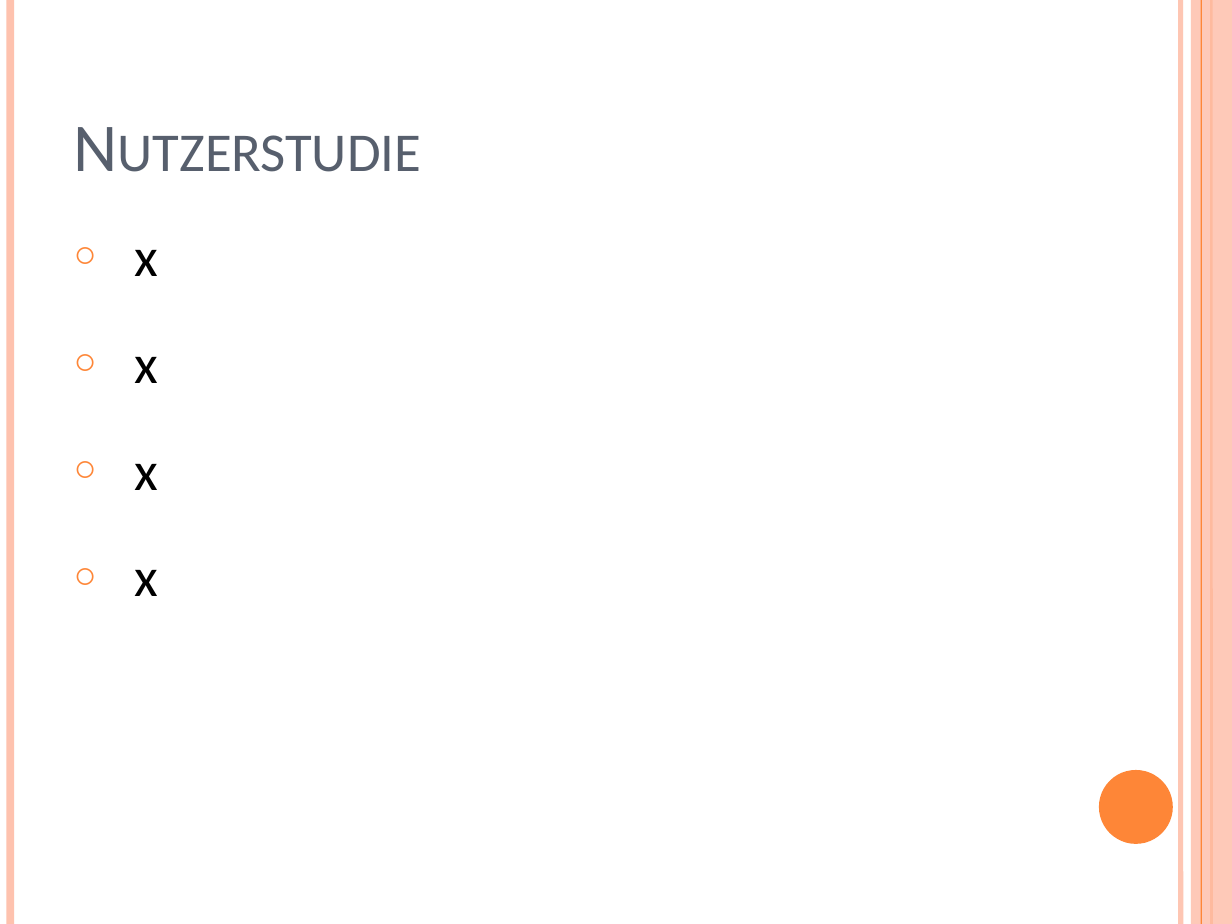
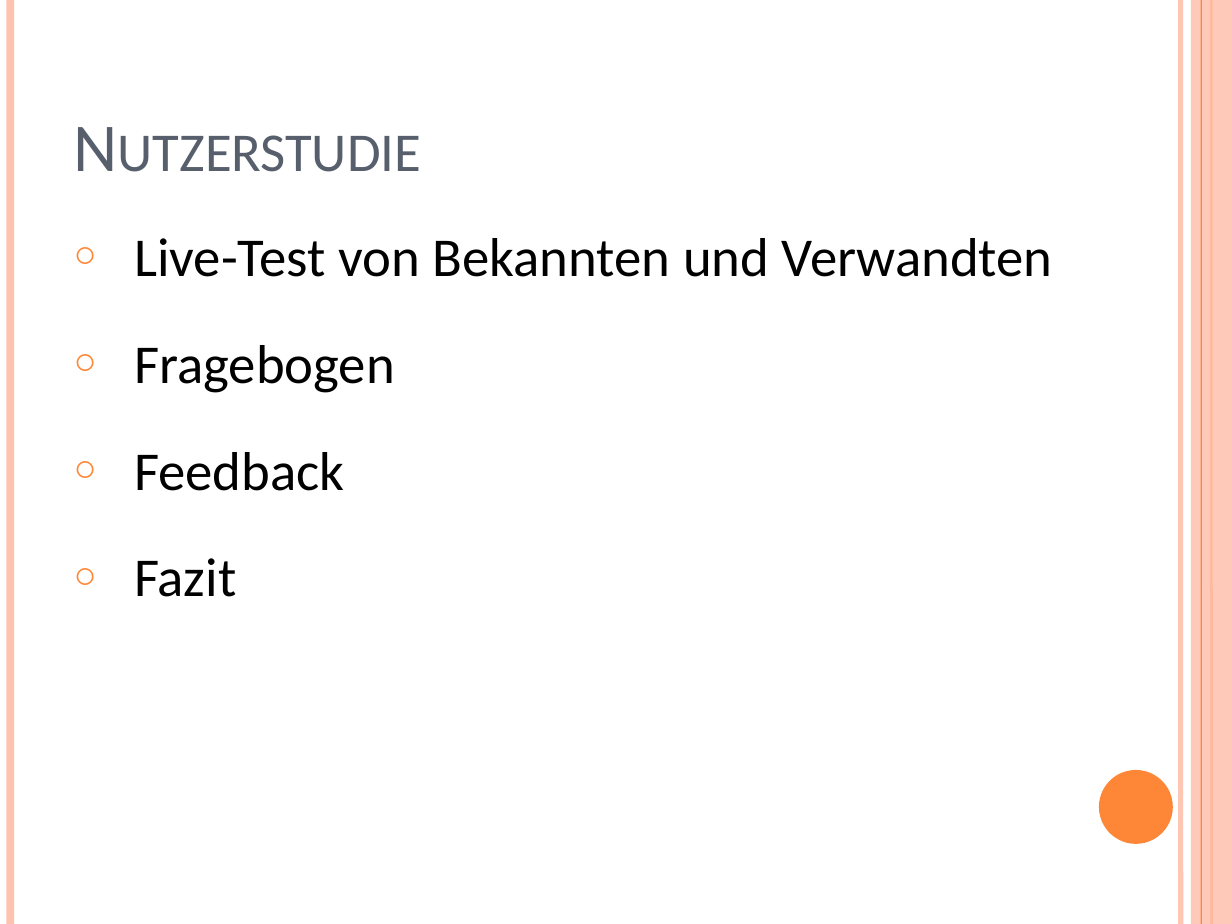
Before and after one commit to YuKitAs/fridget-android, a slide deck: slide 9 of documentation/Qualitätssicherung/Qualitätssicherung_Präsentation.pptx. Drawn at 1232x924 pixels with LibreOffice and Linux fonts; fonts in the diff are those of the drawing. Boxes give left, top, right and bottom in pixels: in the first picture for what was removed or moved away, otherwise in the second. Text is boxed around its words. In the diff, an @@ line names an element or a change of style, - is before the commit and + after.

```diff
--- a/documentation/Qualitätssicherung/Qualitätssicherung_Präsentation.pptx
+++ b/documentation/Qualitätssicherung/Qualitätssicherung_Präsentation.pptx
@@ text at [134,238,1053,597]: text changed @@
-○ x
-○ x
-○ x
-○ x
+○ Live-Test von Bekannten und Verwandten
+○ Fragebogen
+○ Feedback
+○ Fazit
```
Also in this commit, not shown: 1 other slide changed, 4 slides added.
